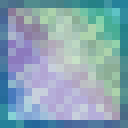
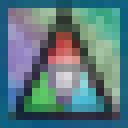
Layered file, before and after one edit (128 × 128). Changes by layer:
added group "Workbench" with 35 layers above "Block" over [0, 0, 128, 128]
added group "Top ON" with 10 layers in group "Workbench" over [0, 0, 128, 128]
added layer "Polygon 1" (1st of 3, in "Workbench" › "Top ON") (70%) in group "Top ON" over [8, 0, 120, 120]
added layer "Layer 6" (1st of 5, in "Workbench" › "Top ON") (82%) in group "Top ON" over [0, 0, 128, 128]
added layer "Gradient Fill 1" (1st of 5, in "Workbench" › "Top ON") (divide, 38%) in group "Top ON" over [0, 0, 128, 128]
added layer "Layer 5 copy" (1st of 5, in "Workbench" › "Top ON") (darken, 29%) in group "Top ON" over [0, 0, 128, 128]
added layer "Layer 5" (1st of 5, in "Workbench" › "Top ON") (39%) in group "Top ON" over [0, 0, 128, 128]
added layer "Layer 2" (1st of 2, in "Workbench" › "Top ON") in group "Top ON" over [0, 0, 128, 128]
added group "Top" with 9 layers in group "Workbench" over [0, 0, 128, 128]
added layer "Polygon 1" (2nd of 3, in "Workbench" › "Top") (53%) in group "Top" over [8, 0, 120, 120]
added layer "Layer 6" (2nd of 5, in "Workbench" › "Top") (82%) in group "Top" over [0, 0, 128, 128]
added layer "Gradient Fill 1" (2nd of 5, in "Workbench" › "Top") (divide, 38%) in group "Top" over [0, 0, 128, 128]
added layer "Layer 5 copy" (2nd of 5, in "Workbench" › "Top") (darken, 29%) in group "Top" over [0, 0, 128, 128]
added layer "Layer 5" (2nd of 5, in "Workbench" › "Top") (39%) in group "Top" over [0, 0, 128, 128]
showed "Layer 2" (2nd of 2, in "Workbench" › "Top"), moved it into group "Top", painted on it over [0, 0, 128, 128]
moved "Layer 3" (3rd of 3, in "Block") into group "Block" over [0, 0, 128, 128]
moved "Gradient Fill 1" (5th of 5, in "Block") into group "Block" over [0, 0, 128, 128]
moved "Layer 5 copy" (5th of 5, in "Block") into group "Block" over [0, 0, 128, 128]
moved "Layer 5" (5th of 5, in "Block") into group "Block" over [0, 0, 128, 128]
…and 6 more changes (5 added, 1 stack)
